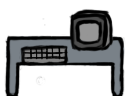
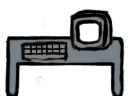
Revision of a layered 128 x 96 image; what changed, layer by layer:
hid "Rectangle 3" over (72, 15, 106, 49)
added layer "Group 3 copy" above "Group 3" over (19, 15, 106, 66)
hid group "Group 3" (2 layers) over (19, 15, 106, 66)
